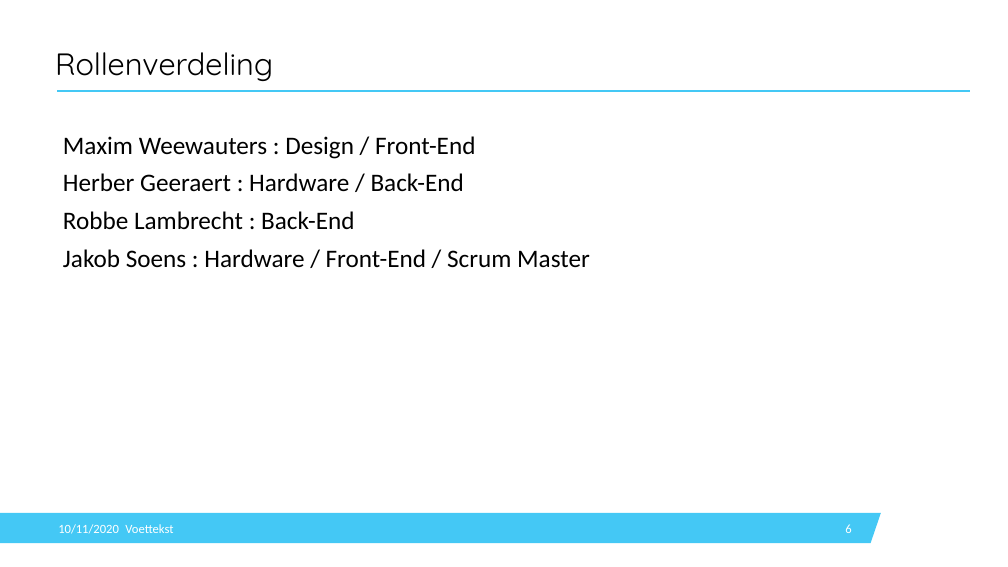
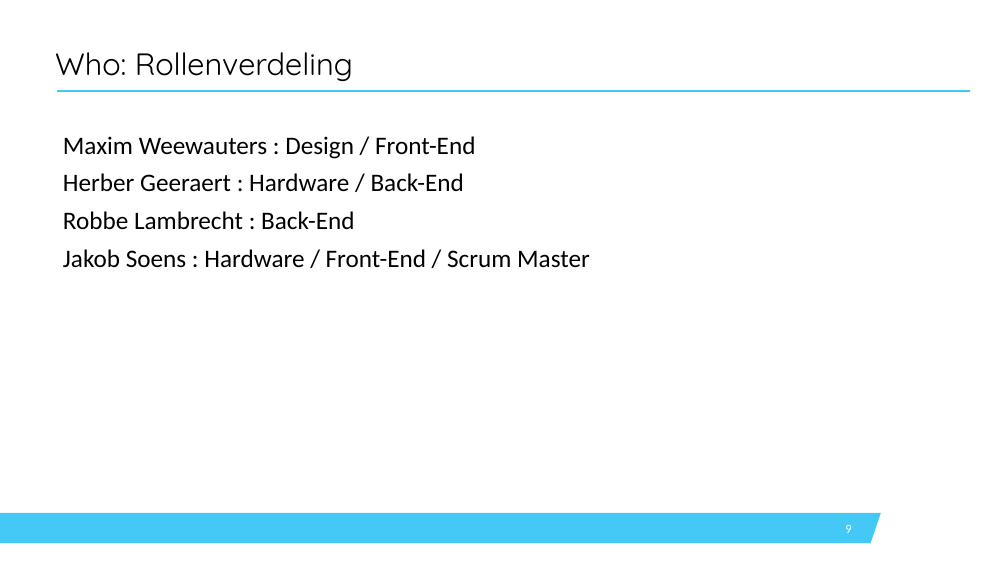
Before and after one commit to SoensJakob/Team-Project-Twister-2.0, a slide deck: slide 9 of Presentatie/13-11-2020_Presentatie.pptx (slide 6 before the commit). Drawn at 1008x567 pixels with LibreOffice and Linux fonts; fonts in the diff are those of the drawing; background and template pictures are left out. Boxes give left, top, right and bottom in pixels: in the first picture for what was removed or moved away, otherwise in the second. Text is boxed around its words. In the diff, an @@ line names an element or a change of style, - is before the commit and + after.

```diff
--- a/Presentatie/13-11-2020_Presentatie.pptx
+++ b/Presentatie/13-11-2020_Presentatie.pptx
@@ title at bbox=[55, 52, 353, 81]: text changed @@
-Rollenverdeling
+Who: Rollenverdeling
@@ text removed at bbox=[58, 524, 119, 534] @@
-10/11/2020
@@ text removed at bbox=[125, 524, 173, 533] @@
-Voettekst
@@ page number at bbox=[845, 525, 851, 533]: text changed @@
-6
+9
```
Also in this commit, not shown: 4 other slides changed, 3 slides added, 1 other file.
